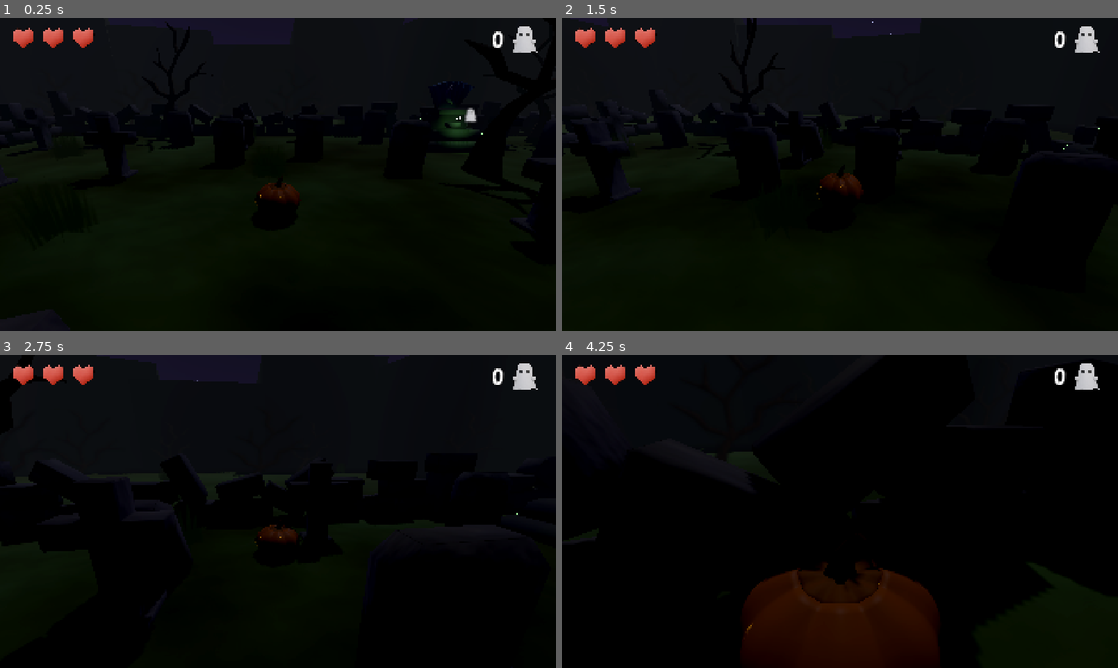
Above: before the commit, frames 1-4 (two rows, left to right).
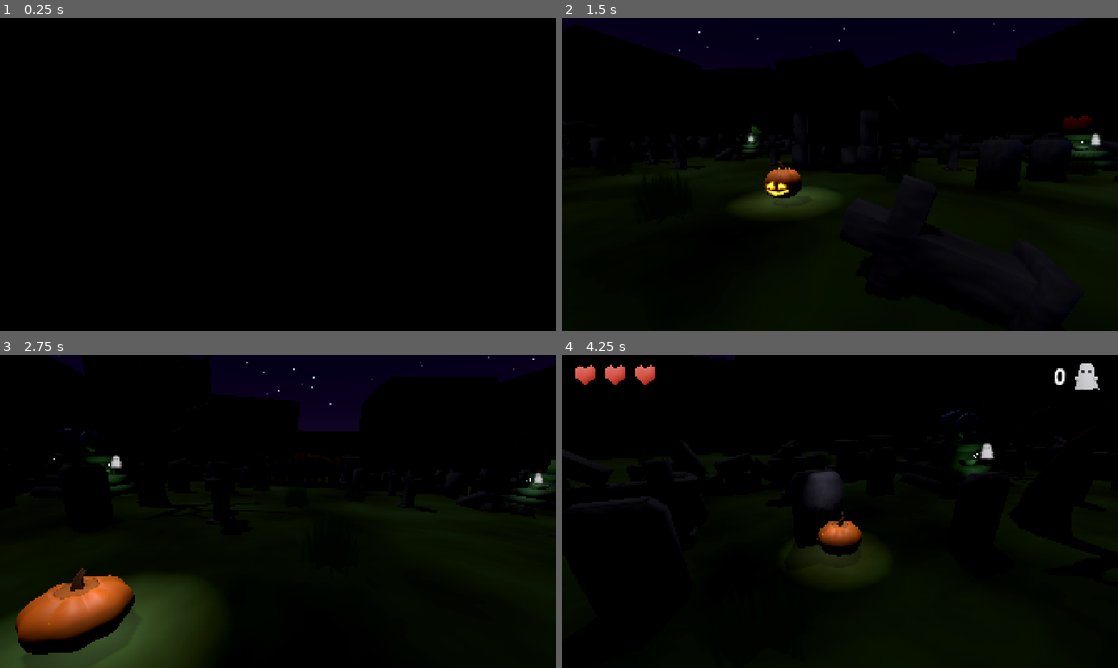
Above: after the commit, the same moments.

Repository: Dempsey845/moonlit-mayhem
Game: Godot game, scene res://Graveyard/graveyard.tscn
Two runs of this game, one before a commit and one after it. Both use one fixed random seed, a clock stepped at 60 frames per second and the inputs below.
Inputs (mouse positions are in pixels of both pictures, inside the frame that each line leads up to):
- Up to frame 1 (0.25 s): no input
- Up to frame 2 (1.5 s): tap Enter at 0.5 s; move the mouse to (867, 174) at 0.52 s; hold W (move_forward) from 0.53 s (still down); tap E (interact) at 0.6, 1.35 s; click (867, 174) at 0.67 s; move the mouse to (812, 174) at 1.27 s; click (812, 174) at 1.42 s
- Up to frame 3 (2.75 s): keep holding W (move_forward); move the mouse to (289, 505) at 2.02 s; tap E (interact) at 2.1 s; click (289, 505) at 2.17 s
- Up to frame 4 (4.25 s): keep holding W (move_forward); move the mouse to (834, 517) at 2.77 s; tap E (interact) at 2.85, 3.6 s; click (834, 517) at 2.92 s; move the mouse to (878, 514) at 3.52 s; click (878, 514) at 3.67 s

The runs differ from the first frame. In frame 1, 5.0% of the frame differs, in the area x 0-100%, y 0-100%; in frame 2, 4.8%; in frame 3, 13%; in frame 4, 11%.

Commit message:
Created a graveyard start transition. Created a toggle for enable / disable for moonlight obstacle for testing.

Diff:
--- a/Graveyard/graveyard.tscn
+++ b/Graveyard/graveyard.tscn
@@ -19,10 +19,12 @@
 [ext_resource type="PackedScene" uid="uid://bjdwkm8e8x40k" path="res://Graveyard/Props/Tree/tree.tscn" id="10_kj6ab"]
 [ext_resource type="PackedScene" uid="uid://bvm4id7brgihy" path="res://Shrine/shrine.tscn" id="13_n2rhk"]
 [ext_resource type="PackedScene" uid="uid://c05fu0m4mmo28" path="res://GhostCounter/ghost_counter_ui.tscn" id="16_wwqok"]
+[ext_resource type="Script" uid="uid://ctyl26qjlbijr" path="res://Graveyard/transition_camera.gd" id="17_gp0nj"]
 [ext_resource type="Script" uid="uid://bqsobdmoj43ij" path="res://Player/Health/health_ui.gd" id="18_75ydc"]
 [ext_resource type="PackedScene" uid="uid://ctfof61m045vr" path="res://Graveyard/Background/tree_billboard.tscn" id="19_j1mdy"]
 [ext_resource type="PackedScene" uid="uid://bmhyaqaoxgws8" path="res://Graveyard/Background/grass_billboard.tscn" id="20_75ydc"]
 [ext_resource type="PackedScene" uid="uid://jgpdsyk3w48c" path="res://Graveyard/Props/GraveHouse/grave_house.tscn" id="21_yf8gw"]
+[ext_resource type="PackedScene" uid="uid://dl5hqwty7bu8c" path="res://Graveyard/transition_ui.tscn" id="23_ts1ge"]
 
 [sub_resource type="ShaderMaterial" id="ShaderMaterial_n2rhk"]
 shader = ExtResource("3_83jfa")
@@ -50,7 +52,6 @@
 background_mode = 2
 sky = SubResource("Sky_puhq3")
 glow_enabled = true
-fog_enabled = true
 fog_density = 0.0005
 fog_sky_affect = 0.02
 
@@ -807,15 +808,18 @@
 shape = SubResource("BoxShape3D_xrivr")
 
 [node name="Player" parent="." unique_id=406549635 node_paths=PackedStringArray("health") instance=ExtResource("1_puhq3")]
-transform = Transform3D(1, 0, 0, 0, 1, 0, 0, 0, 1, -1.6437583, 0, -5.8968515)
+transform = Transform3D(1, 0, 0, 0, 1, 0, 0, 0, 1, -1.4437582, 0, 5.3031483)
 health = NodePath("../PlayerHealth")
 
-[node name="Camera3D" type="Camera3D" parent="." unique_id=2064649073]
-transform = Transform3D(1, 0, 0, 0, 0.6390457, 0.7691688, 0, -0.7691688, 0.6390457, 0.078620434, 9.246862, 11.417019)
-visible = false
+[node name="TransitionCamera" type="Camera3D" parent="." unique_id=2064649073 node_paths=PackedStringArray("player", "ui_controls")]
+transform = Transform3D(-0.935136, 0.0658066, -0.34812355, 0, 0.9825984, 0.18574286, 0.35428876, 0.17369485, -0.91886324, -4.7245884, 2.282649, -4.4936724)
+current = true
+script = ExtResource("17_gp0nj")
+player = NodePath("../Player")
+ui_controls = [NodePath("../CanvasLayer/GhostCounterUI"), NodePath("../CanvasLayer/HealthUI")]
 
 [node name="Moonlight" type="SpotLight3D" parent="." unique_id=884361163 node_paths=PackedStringArray("spawn_points")]
-transform = Transform3D(1, 0, 0, 0, -4.371139e-08, 1, 0, -1, -4.371139e-08, 8.1, 4, 2)
+transform = Transform3D(1, 0, 0, 0, -4.371139e-08, 1, 0, -1, -4.371139e-08, -1.5, 4, 5.3)
 light_energy = 4.644
 spot_range = 8.0
 spot_attenuation = 1.4
@@ -919,22 +923,30 @@
 [node name="MoonlightObstacle" type="NavigationObstacle3D" parent="." unique_id=2099228405 node_paths=PackedStringArray("moonlight")]
 transform = Transform3D(1, 0, 0, 0, 1, 0, 0, 0, 1, -2, 0, 2)
 vertices = PackedVector3Array(-2.5, 0, -2.5, 2.5, 0, -2.5, 2.5, 0, 2.5, -2.5, 0, 2.5)
+avoidance_enabled = false
 avoidance_layers = 2
 script = ExtResource("6_isfp6")
 moonlight = NodePath("../Moonlight")
+enabled = false
 
 [node name="CanvasLayer" type="CanvasLayer" parent="." unique_id=1491475656]
 
 [node name="GhostCounterUI" parent="CanvasLayer" unique_id=492207688 node_paths=PackedStringArray("ghost_counter") instance=ExtResource("16_wwqok")]
+modulate = Color(1, 1, 1, 0)
+mouse_filter = 2
 ghost_counter = NodePath("../../GhostCounter")
 
 [node name="HealthUI" type="HBoxContainer" parent="CanvasLayer" unique_id=1317407268 node_paths=PackedStringArray("player_health")]
+modulate = Color(1, 1, 1, 0)
 offset_left = 31.0
 offset_top = 21.0
 offset_right = 1052.0
 offset_bottom = 125.0
+mouse_filter = 2
 script = ExtResource("18_75ydc")
 player_health = NodePath("../../PlayerHealth")
+
+[node name="TransitionUI" parent="CanvasLayer" unique_id=1629849581 instance=ExtResource("23_ts1ge")]
 
 [node name="BackgroundGround" type="MeshInstance3D" parent="." unique_id=1272259489]
 transform = Transform3D(1, 0, 0, 0, 1, 0, 0, 0, 1, 0, -2.3066237, 0)
--- /dev/null
+++ b/Graveyard/transition_camera.gd
@@ -0,0 +1,54 @@
+extends Camera3D
+
+@export var player: Player
+@export var transition_duration: float = 1.5
+
+@export var ui_controls: Array[Control]
+@export var ui_fade_duration: float = 0.5
+
+func _ready() -> void:
+	for control in ui_controls:
+		if is_instance_valid(control):
+			control.modulate.a = 0.0
+	make_current()
+	await get_tree().create_timer(2.0).timeout
+
+	if not is_instance_valid(player) or not is_instance_valid(player.camera):
+		return
+
+	var target_camera: Camera3D = player.camera
+	var start_transform: Transform3D = global_transform
+	var start_fov: float = fov
+
+	var tween: Tween = create_tween()
+	tween.set_trans(Tween.TRANS_SINE)
+	tween.set_ease(Tween.EASE_IN_OUT)
+	tween.tween_method(
+		func(weight: float) -> void:
+			if is_instance_valid(target_camera):
+				global_transform = start_transform.interpolate_with(
+					target_camera.global_transform, weight
+				)
+				fov = lerpf(start_fov, target_camera.fov, weight),
+		0.0,
+		1.0,
+		transition_duration
+	)
+
+	await tween.finished
+
+	if not is_instance_valid(target_camera):
+		return
+
+	target_camera.make_current()
+
+	if ui_controls.is_empty():
+		return
+
+	var ui_tween: Tween = create_tween().set_parallel()
+	ui_tween.set_trans(Tween.TRANS_SINE)
+	ui_tween.set_ease(Tween.EASE_OUT)
+
+	for control in ui_controls:
+		if is_instance_valid(control):
+			ui_tween.tween_property(control, "modulate:a", 1.0, ui_fade_duration)
--- /dev/null
+++ b/Graveyard/transition_ui.gd
@@ -0,0 +1,15 @@
+extends Control
+
+@export var start_progress: float = 0.0
+@export var transition_progress: float = 1.0
+
+@onready var transition_rect: ColorRect = $ColorRect
+
+func _ready() -> void:
+	var mat: ShaderMaterial = transition_rect.material as ShaderMaterial
+	mat.set_shader_parameter("progress", start_progress)
+
+	await get_tree().create_timer(1.0).timeout
+
+	var reveal: Tween = create_tween()
+	reveal.tween_property(mat, "shader_parameter/progress", transition_progress, 0.55)
--- /dev/null
+++ b/Graveyard/transition_ui.tscn
@@ -0,0 +1,31 @@
+[gd_scene format=3 uid="uid://dl5hqwty7bu8c"]
+
+[ext_resource type="Script" uid="uid://olh25i4xbru0" path="res://Graveyard/transition_ui.gd" id="1_afscw"]
+[ext_resource type="Shader" uid="uid://5ajbrs16fcs" path="res://Shaders/graveyard_transition.gdshader" id="2_5vhjw"]
+
+[sub_resource type="ShaderMaterial" id="ShaderMaterial_xrivr"]
+resource_local_to_scene = true
+shader = ExtResource("2_5vhjw")
+shader_parameter/progress = 0.0
+shader_parameter/edge_softness = 0.015
+
+[node name="TransitionUI" type="Control" unique_id=1629849581]
+z_index = 1000
+layout_mode = 3
+anchors_preset = 15
+anchor_right = 1.0
+anchor_bottom = 1.0
+grow_horizontal = 2
+grow_vertical = 2
+mouse_filter = 2
+script = ExtResource("1_afscw")
+
+[node name="ColorRect" type="ColorRect" parent="." unique_id=166628705]
+material = SubResource("ShaderMaterial_xrivr")
+layout_mode = 1
+anchors_preset = 15
+anchor_right = 1.0
+anchor_bottom = 1.0
+grow_horizontal = 2
+grow_vertical = 2
+mouse_filter = 2
--- a/Moonlight/moonlight_obstacle.gd
+++ b/Moonlight/moonlight_obstacle.gd
@@ -1,6 +1,8 @@
 extends NavigationObstacle3D
 
 @export var moonlight: Moonlight
+
+@export var enabled: bool = true
 
 var previous_angle: float
 
@@ -16,7 +18,7 @@
 	)
 
 	moonlight.moved.connect(func():
-		avoidance_enabled = true
+		avoidance_enabled = enabled and true
 	)
 
 func _process(_delta: float) -> void:
--- a/Player/player.gd
+++ b/Player/player.gd
@@ -29,7 +29,7 @@
 
 func _ready() -> void:
 	spring_arm.add_excluded_object(get_rid())
-	camera.make_current()
+	# camera.make_current()
 	Input.mouse_mode = Input.MOUSE_MODE_CAPTURED
 
 	health.damaged.connect(_on_damaged)
--- a/Player/player.tscn
+++ b/Player/player.tscn
@@ -166,7 +166,6 @@
 margin = 0.15
 
 [node name="Camera3D" type="Camera3D" parent="CameraPivot/SpringArm3D" unique_id=758460674]
-current = true
 fov = 70.0
 near = 0.001
 
--- /dev/null
+++ b/Shaders/graveyard_transition.gdshader
@@ -0,0 +1,31 @@
+shader_type canvas_item;
+render_mode unshaded;
+
+uniform float progress : hint_range(0.0, 1.0) = 0.0;
+uniform float edge_softness : hint_range(0.001, 0.1) = 0.015;
+
+float box_distance(vec2 point, vec2 half_size) {
+	vec2 edge = abs(point) - half_size;
+	return length(max(edge, vec2(0.0))) + min(max(edge.x, edge.y), 0.0);
+}
+
+void fragment() {
+	float aspect = SCREEN_PIXEL_SIZE.y / SCREEN_PIXEL_SIZE.x;
+	vec2 point = (UV - vec2(0.5)) * vec2(aspect, 1.0);
+
+	// Raise the crossbar to give the cross a longer lower stem.
+	float stem = box_distance(point, vec2(0.075, 0.30));
+	float crossbar = box_distance(point - vec2(0.0, -0.10), vec2(0.21, 0.06));
+	float cross_distance = min(stem, crossbar);
+
+	// Grow the silhouette far enough to cover any screen aspect ratio.
+	float cover_distance = length(vec2(aspect, 1.0)) * 0.5;
+	float edge = mix(-0.075 - edge_softness, cover_distance + edge_softness, progress);
+	float alpha = smoothstep(
+		edge - edge_softness,
+		edge + edge_softness,
+		cross_distance
+	);
+
+	COLOR = vec4(0.0, 0.0, 0.0, alpha);
+}
--- a/Systems/game_manager.gd
+++ b/Systems/game_manager.gd
@@ -39,6 +39,8 @@
 		0,
 		ghost_spawner.max_ghosts
 	)
+
+	await get_tree().create_timer(3.0).timeout
 
 	_spawn_wave_after_delay()
 
Not shown, added: Graveyard/transition_camera.gd.uid
Not shown, added: Graveyard/transition_ui.gd.uid
Not shown, added: Shaders/graveyard_transition.gdshader.uid
